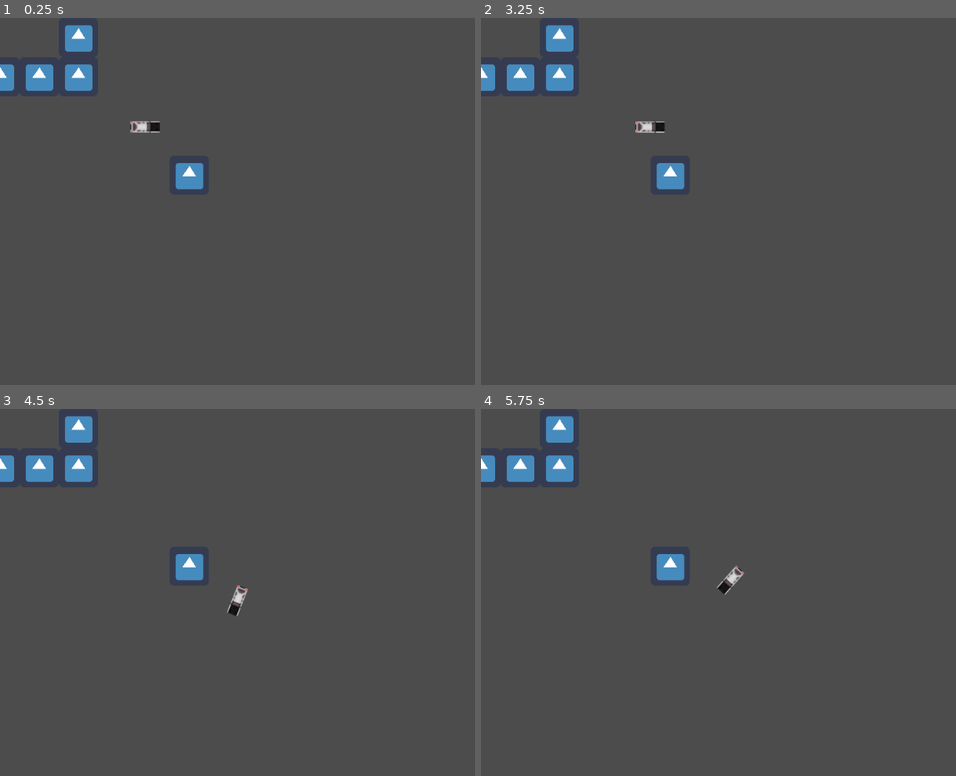
Above: before the commit, frames 1-4 (two rows, left to right).
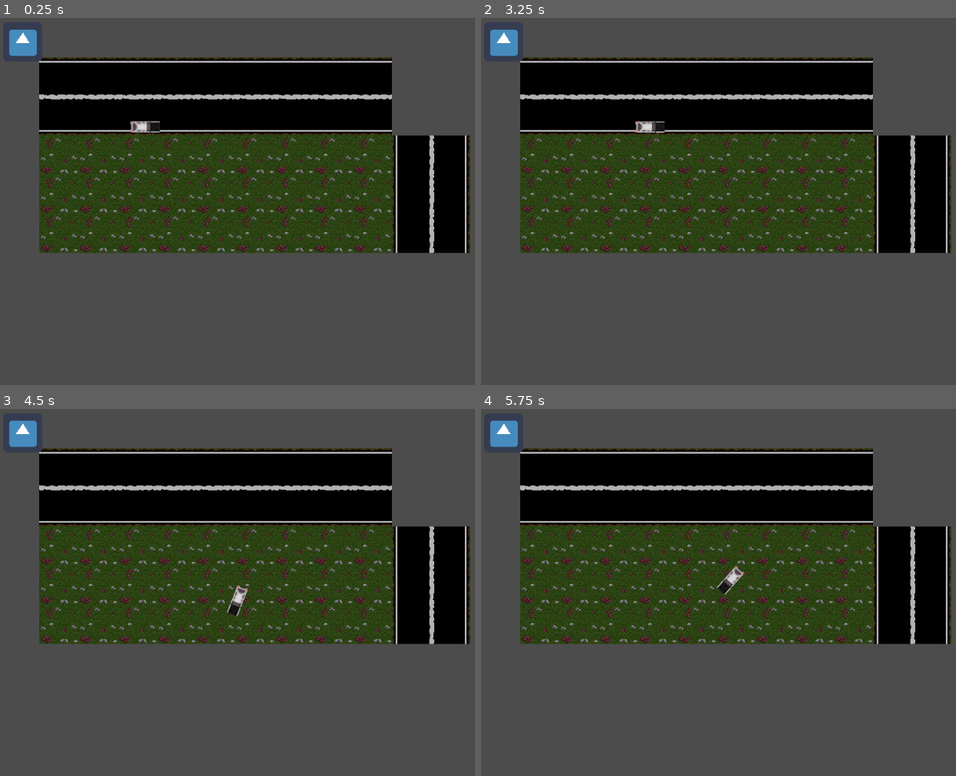
Above: after the commit, the same moments.

Repository: VictorChenJ/Tofu-Delivery-Simulator-Shoot-Out-Simulator-Game-D1
Game: Godot game, scene res://Map.tscn
Two runs of this game, one before a commit and one after it. Both use one fixed random seed, a clock stepped at 60 frames per second and the inputs below. The engine's default icon, where the game draws it, is replaced by a stand-in: a white triangle on a blue panel in a dark square.
Inputs:
- Up to frame 1 (0.25 s): no input
- Up to frame 2 (3.25 s): tap Enter at 0.5, 2 s; hold A (steer_right) 0.53-1.28 s; tap Space (brake) at 1.25, 2.75 s; hold Space (brake) 1.28-2.03 s; hold A (steer_right) 2.03-2.78 s; hold W (accelerate) from 2.78 s (still down)
- Up to frame 3 (4.5 s): tap Enter at 3.5 s; release W (accelerate) at 3.53 s; hold D (steer_left) from 3.53 s (still down)
- Up to frame 4 (5.75 s): release D (steer_left) at 5.03 s; hold Space (brake) from 5.03 s (still down)

The runs differ from the first frame. In frame 1, 45% of the frame differs, in the area x 0-100%, y 1-65%; in frame 2, 45%; in frame 3, 45%; in frame 4, 45%.

Commit message:
tilemap update

Diff:
--- a/Map.tscn
+++ b/Map.tscn
@@ -1,17 +1,14 @@
-[gd_scene load_steps=7 format=2]
+[gd_scene load_steps=6 format=2]
 
 [ext_resource path="res://PlayerDriver.tscn" type="PackedScene" id=1]
-[ext_resource path="res://icon.png" type="Texture" id=2]
+[ext_resource path="res://asset/tilemap/tiles_no_indicator.png" type="Texture" id=2]
 [ext_resource path="res://Enemy.tscn" type="PackedScene" id=3]
-
-[sub_resource type="ConcavePolygonShape2D" id=2]
-segments = PoolVector2Array( 0, 0, 64, 0, 64, 0, 64, 64, 64, 64, 0, 64, 0, 64, 0, 0 )
 
 [sub_resource type="GDScript" id=3]
 
 [sub_resource type="TileSet" id=1]
 resource_local_to_scene = true
-0/name = "icon.png 0"
+0/name = "tiles_no_indicator.png 0"
 0/texture = ExtResource( 2 )
 0/tex_offset = Vector2( 0, 0 )
 0/modulate = Color( 1, 1, 1, 1 )
@@ -21,27 +18,75 @@
 0/navigation_offset = Vector2( 0, 0 )
 0/shape_offset = Vector2( 0, 0 )
 0/shape_transform = Transform2D( 1, 0, 0, 1, 0, 0 )
-0/shape = SubResource( 2 )
 0/shape_one_way = false
-0/shape_one_way_margin = 1.0
-0/shapes = [ {
-"autotile_coord": Vector2( 0, 0 ),
-"one_way": false,
-"one_way_margin": 1.0,
-"shape": SubResource( 2 ),
-"shape_transform": Transform2D( 1, 0, 0, 1, 0, 0 )
-} ]
+0/shape_one_way_margin = 0.0
+0/shapes = [  ]
 0/z_index = 0
+1/name = "tiles_no_indicator.png 1"
+1/texture = ExtResource( 2 )
+1/tex_offset = Vector2( 0, 0 )
+1/modulate = Color( 1, 1, 1, 1 )
+1/region = Rect2( 64, 0, 64, 64 )
+1/tile_mode = 0
+1/occluder_offset = Vector2( 0, 0 )
+1/navigation_offset = Vector2( 0, 0 )
+1/shape_offset = Vector2( 0, 0 )
+1/shape_transform = Transform2D( 1, 0, 0, 1, 0, 0 )
+1/shape_one_way = false
+1/shape_one_way_margin = 0.0
+1/shapes = [  ]
+1/z_index = 0
+2/name = "tiles_no_indicator.png 2"
+2/texture = ExtResource( 2 )
+2/tex_offset = Vector2( 0, 0 )
+2/modulate = Color( 1, 1, 1, 1 )
+2/region = Rect2( 128, 0, 64, 64 )
+2/tile_mode = 0
+2/occluder_offset = Vector2( 0, 0 )
+2/navigation_offset = Vector2( 0, 0 )
+2/shape_offset = Vector2( 0, 0 )
+2/shape_transform = Transform2D( 1, 0, 0, 1, 0, 0 )
+2/shape_one_way = false
+2/shape_one_way_margin = 0.0
+2/shapes = [  ]
+2/z_index = 0
+3/name = "tiles_no_indicator.png 3"
+3/texture = ExtResource( 2 )
+3/tex_offset = Vector2( 0, 0 )
+3/modulate = Color( 1, 1, 1, 1 )
+3/region = Rect2( 192, 0, 64, 64 )
+3/tile_mode = 0
+3/occluder_offset = Vector2( 0, 0 )
+3/navigation_offset = Vector2( 0, 0 )
+3/shape_offset = Vector2( 0, 0 )
+3/shape_transform = Transform2D( 1, 0, 0, 1, 0, 0 )
+3/shape_one_way = false
+3/shape_one_way_margin = 0.0
+3/shapes = [  ]
+3/z_index = 0
+4/name = "tiles_no_indicator.png 4"
+4/texture = ExtResource( 2 )
+4/tex_offset = Vector2( 0, 0 )
+4/modulate = Color( 1, 1, 1, 1 )
+4/region = Rect2( 256, 0, 64, 64 )
+4/tile_mode = 0
+4/occluder_offset = Vector2( 0, 0 )
+4/navigation_offset = Vector2( 0, 0 )
+4/shape_offset = Vector2( 0, 0 )
+4/shape_transform = Transform2D( 1, 0, 0, 1, 0, 0 )
+4/shape_one_way = false
+4/shape_one_way_margin = 0.0
+4/shapes = [  ]
+4/z_index = 0
 script = SubResource( 3 )
 
 [node name="TileMap" type="TileMap"]
 tile_set = SubResource( 1 )
-cell_size = Vector2( 32, 32 )
 format = 1
-tile_data = PoolIntArray( 3, 0, 0, 196607, 0, 0, 131073, 0, 0, 131075, 0, 0 )
+tile_data = PoolIntArray( 65537, 0, 0, 65538, 0, 0, 65539, 0, 0, 65540, 0, 0, 65541, 0, 0, 65542, 0, 0, 65543, 0, 0, 65544, 0, 0, 65545, 0, 0, 131073, 1, 0, 131074, 1, 0, 131075, 1, 0, 131076, 1, 0, 131077, 1, 0, 131078, 1, 0, 131079, 1, 0, 131080, 1, 0, 131081, 1, 0, 196609, 4, 0, 196610, 4, 0, 196611, 4, 0, 196612, 4, 0, 196613, 4, 0, 196614, 4, 0, 196615, 4, 0, 196616, 4, 0, 196617, 4, 0, 196618, 2, 0, 196619, 3, 0, 262145, 4, 0, 262146, 4, 0, 262147, 4, 0, 262148, 4, 0, 262149, 4, 0, 262150, 4, 0, 262151, 4, 0, 262152, 4, 0, 262153, 4, 0, 262154, 2, 0, 262155, 3, 0, 327681, 4, 0, 327682, 4, 0, 327683, 4, 0, 327684, 4, 0, 327685, 4, 0, 327686, 4, 0, 327687, 4, 0, 327688, 4, 0, 327689, 4, 0, 327690, 2, 0, 327691, 3, 0 )
 
 [node name="KinematicBody2D" parent="." instance=ExtResource( 1 )]
 position = Vector2( 202, 154 )
 
 [node name="RigidBody2D" parent="." instance=ExtResource( 3 )]
-position = Vector2( 309, 257 )
+position = Vector2( 37, 39 )
Binary file added: asset/tilemap/tiles_no_indicator.png
Not shown, added: asset/tilemap/tiles_no_indicator.png.import
